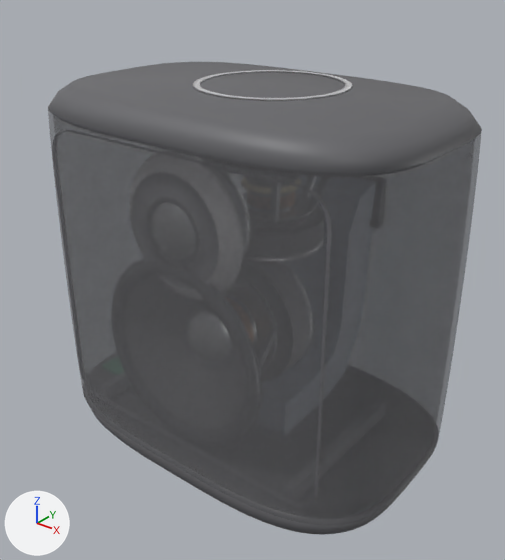
Two versions of the glTF model 3d/assets/bose.glb, one commit apart.
Both versions are drawn from a 50 mm lens placed at (185.0, -231.0, 222.0), pointed at (3.0, -4.0, 82.0). The axes (+X, +Y, +Z) are drawn at lower left. The lights are the same throughout. The picture after the commit comes second. Where no turn or scale is listed for an object, it has been applied to the vertices. Vertices at exactly the same position are counted once.

In view in the first picture: 'plinth', 'shell_back', 'shell_front', 'top_cap', 'top_grille_ring'.
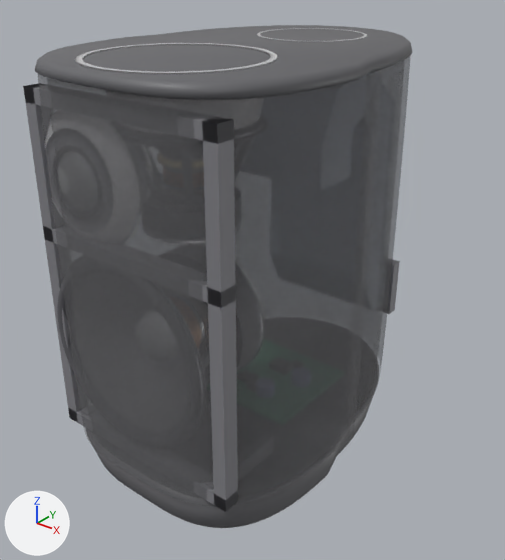
Patch to the scene script:
```diff
--- a/3d/assets/bose.glb.py
+++ b/3d/assets/bose.glb.py
@@ me_baffle @@
-me_baffle.from_pydata(...)  # 72 vertices, 80 faces; spans x -72.0..72.0, y -50.5..30.0, z 12.0..150.0
+me_baffle.from_pydata(...)  # 48 vertices, 84 faces; spans x -48.0..48.0, y -76.2..-34.8, z 21.0..173.7
+# me_baffle part 1: a new loose piece, a box spanning x -48.0..48.0, y -76.2..-68.8, z 112.0..118.0, in mat_plastic (grey #818186)
+# me_baffle part 2: a new loose piece of 24 vertices spanning x -48.0..48.0, y -76.2..-68.8, z 22.0..173.7, in mat_plastic (grey #818186)
+# other edits to the shape of me_baffle do not show in these pictures
 me_baffle.materials.append(mat_plastic)
@@ me_plinth @@
-me_plinth.from_pydata(...)  # 320 vertices, 636 faces; spans x -91.0..91.0, y -60.0..60.0, z 0.0..12.0
+me_plinth.from_pydata(...)  # 384 vertices, 764 faces; spans x -59.0..59.0, y -82.0..82.0, z 0.0..20.0
+# me_plinth part 3: 320 vertices removed from x -91.0..91.0, y -60.0..60.0, z 0.0..12.0; 384 vertices added at x -59.0..59.0, y -82.0..82.0, z 0.0..20.0
 me_plinth.materials.append(mat_shell_dark)
@@ me_shell_back @@
-me_shell_back.from_pydata(...)  # 2214 vertices, 4160 faces; spans x -92.0..92.0, y 0.0..60.0, z 10.0..157.0
+me_shell_back.from_pydata(...)  # 2646 vertices, 4992 faces; spans x -56.0..56.0, y 0.0..84.0, z 19.0..180.0
+# me_shell_back part 4: the loose piece of 1107 vertices spanning x -92.0..92.0, y 0.0..60.0, z 10.0..157.0 is rebuilt with 1323 vertices and now spans x -56.0..56.0, y 0.0..84.0, z 19.0..180.0
+# other edits to the shape of me_shell_back do not show in these pictures
 me_shell_back.materials.append(mat_fabric_dark)
@@ me_shell_front @@
-me_shell_front.from_pydata(...)  # 2214 vertices, 4160 faces; spans x -92.0..92.0, y -60.0..0.0, z 10.0..157.0
+me_shell_front.from_pydata(...)  # 2646 vertices, 4992 faces; spans x -60.0..61.0, y -84.0..0.0, z 19.0..180.0
+# me_shell_front part 5: the loose piece of 1107 vertices spanning x -92.0..92.0, y -60.0..0.0, z 10.0..157.0 is rebuilt with 1323 vertices and now spans x -60.0..61.0, y -84.0..0.0, z 19.0..180.0
+# me_shell_front part 6: the loose piece of 1107 vertices spanning x -90.0..90.0, y -59.0..0.0, z 10.0..157.0 is rebuilt with 1323 vertices and now spans x -58.0..58.0, y -81.0..0.0, z 19.0..180.0
 me_shell_front.materials.append(mat_fabric_dark)
@@ me_top_cap @@
-me_top_cap.from_pydata(...)  # 320 vertices, 636 faces; spans x -90.0..90.0, y -59.0..59.0, z 155.0..167.0
+me_top_cap.from_pydata(...)  # 384 vertices, 764 faces; spans x -60.0..60.0, y -84.0..84.0, z 179.0..185.0
+# me_top_cap part 7: 320 vertices removed from x -90.0..90.0, y -59.0..59.0, z 155.0..167.0; 384 vertices added at x -60.0..60.0, y -84.0..84.0, z 179.0..185.0
 me_top_cap.materials.append(mat_shell_dark)
@@ ob_top_grille_ring @@
-ob_top_grille_ring = bpy.data.objects.new('top_grille_ring', me_top_grille_ring)
@@ ob_tweeter_faceplate @@
 ob_tweeter_faceplate = bpy.data.objects.new('tweeter_faceplate', me_tweeter_faceplate)
-ob_tweeter_faceplate.location = (0.0, -50.0, 119.0)
+ob_tweeter_faceplate.location = (-24.0, -74.8, 141.0)
@@ ob_tweeter_waveguide @@
 ob_tweeter_waveguide = bpy.data.objects.new('tweeter_waveguide', me_tweeter_waveguide)
-ob_tweeter_waveguide.location = (0.0, -50.0, 119.0)
+ob_tweeter_waveguide.location = (-24.0, -74.8, 141.0)
@@ ob_woofer_surround @@
 ob_woofer_surround = bpy.data.objects.new('woofer_surround', me_woofer_surround)
-ob_woofer_surround.location = (0.0, -50.0, 62.0)
+ob_woofer_surround.location = (-6.0, -74.8, 72.0)
@@ ob_top_grille @@
+ob_top_grille = bpy.data.objects.new('top_grille', me_top_grille)  # 362 vertices, 864 faces; spans x -36.0..36.0, y -78.8..-6.8, z 183.9..185.0; in mat_plastic_light (light grey #c4c4c5), mat_plastic (grey #818186)
+ob_top_grille.location = (0.0, 0.0, 0.0)
@@ ob_top_controls @@
+ob_top_controls = bpy.data.objects.new('top_controls', me_top_controls)  # 256 vertices, 512 faces; spans x -24.5..24.5, y 18.2..67.2, z 183.5..184.8; in mat_plastic_light (light grey #c4c4c5)
+ob_top_controls.location = (0.0, 0.0, 0.0)
```

Where the change shows, as pixel boxes (x1, y1, x2, y2) in the pictures (505 x 560 px):
'shell_front', reshaped (15% narrower)
    before: (48, 110, 455, 525)
    after: (38, 72, 382, 507)
'top_cap', reshaped (13% narrower, 33% shorter)
    before: (48, 62, 482, 173)
    after: (35, 25, 412, 99)
'shell_back', reshaped
    before: (414, 130, 482, 477)
    after: (355, 55, 411, 421)
'baffle', reshaped (not visible before)
    after: (23, 84, 238, 512)
'plinth', reshaped (17% narrower)
    before: (88, 404, 423, 535)
    after: (95, 400, 372, 528)
'top_grille', added
    after: (75, 43, 278, 74)
'top_grille_ring', deleted
    before: (193, 70, 352, 101)
'woofer_surround', moved (not visible before)
    after: (57, 284, 75, 375)
'top_controls', added
    after: (257, 28, 367, 42)
'tweeter_faceplate', moved (not visible before)
    after: (45, 148, 51, 194)
part 1 of me_baffle, added
    after: (44, 226, 236, 308)
part 2 of me_baffle, added
    after: (23, 84, 238, 512)
part 5 of me_shell_front, rebuilt (15% narrower)
    before: (48, 110, 455, 525)
    after: (38, 73, 382, 507)
part 6 of me_shell_front, rebuilt (not visible before)
    after: (47, 72, 377, 85)
